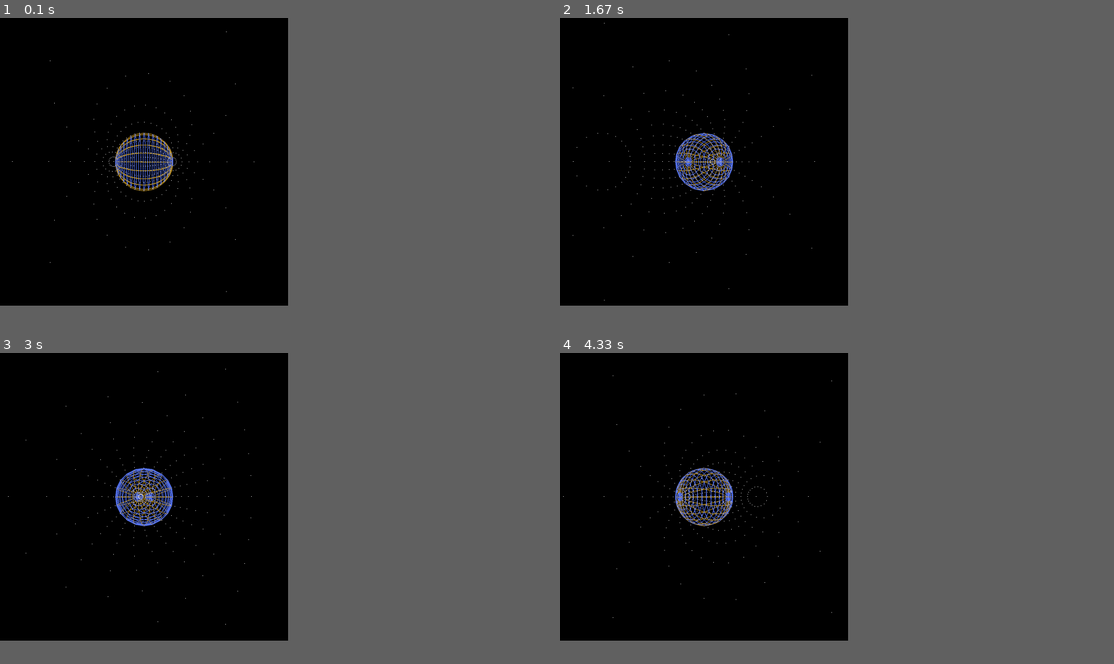
Above: before the commit, frames 1-4 (two rows, left to right).
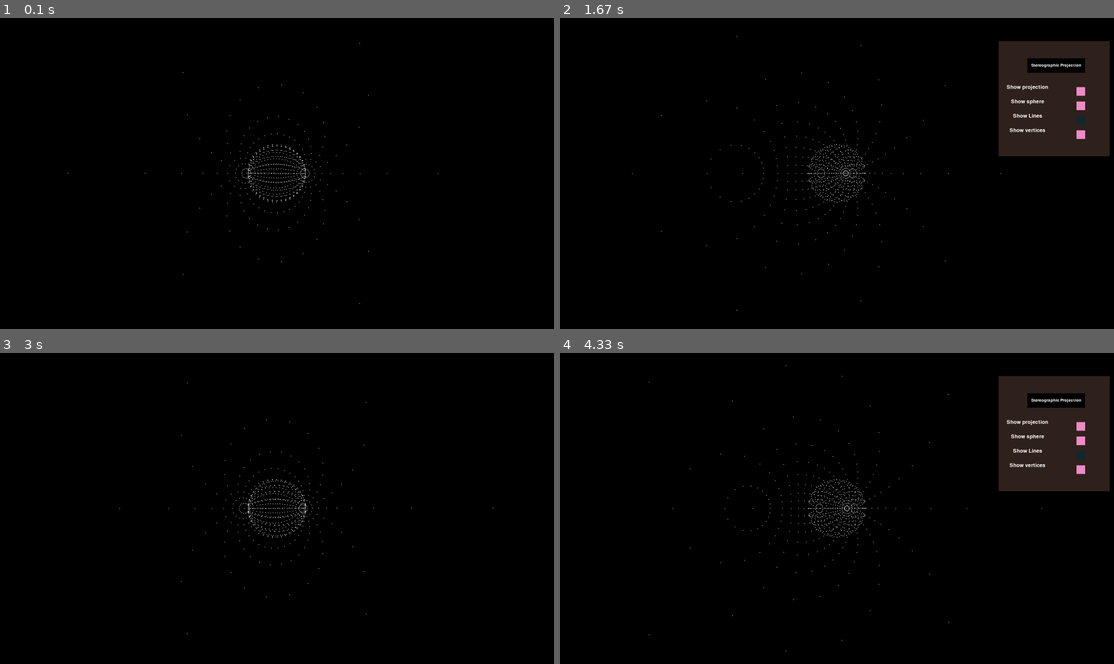
Above: after the commit, the same moments.

Repository: Josephbakulikira/Stereographic-projection-pygame
Game: pygame game, started from main.py
The game is run twice, just before and just after one commit, with the same random seed, the same clock (stepped at 60 frames per second) and the same inputs.
Inputs (mouse positions are in pixels of both pictures, inside the frame that each line leads up to):
- Up to frame 1 (0.1 s): no input
- Up to frame 2 (1.67 s): tap Space at 0.33 s; press the mouse at (1080, 105) at 0.7 s; move the mouse to (1030, 86) at 0.8 s; release the mouse at (975, 70) at 0.93 s; press the mouse at (1080, 92) at 1.03 s; move the mouse to (992, 120) at 1.13 s; release the mouse at (903, 151) at 1.27 s
- Up to frame 3 (3 s): press the mouse at (520, 427) at 1.87 s; move the mouse to (376, 517) at 1.97 s; release the mouse at (238, 608) at 2.1 s; tap Space at 2.23, 2.57, 2.87 s
- Up to frame 4 (4.33 s): tap Space at 3.07, 3.37, 3.63, 3.97, 4.27 s; move the mouse to (704, 427) at 3.6 s; move the mouse to (997, 533) at 3.93 s
In our replay, the window is 468x468 before the commit and 900x506 after it. These sizes can differ from the game's own. Grey fills any space a smaller window leaves; there, only what the larger window draws over its background counts as a difference.

The runs differ from the first frame. In frame 1, 1.5% of the frame differs, in the area x 2-80%, y 4-92%; in frame 2, 8.7%, in the area x 2-100%, y 1-95%; in frame 3, 1.7%; in frame 4, 8.6%.

Commit message:
add ui buttons and panel

Diff:
--- a/main.py
+++ b/main.py
@@ -1,6 +1,7 @@
 import pygame
-from setting import *
+from setting import Setting, Translate
 from utils import *
+from setup import *
 from render import Render
 
 setting = Setting()
@@ -22,58 +23,58 @@
 
 theta = 0
 prev = None
+animation = 0
+showUI = False
+stereoButton = False
 
 run = True
 while run:
     display.fill(setting.black)
     clock.tick(setting.fps)
     frame_rate = int(clock.get_fps())
-    pygame.display.set_caption("Stereographic projection : fps: {0}".format(frame_rate))
-
+    pygame.display.set_caption(
+        "Stereographic projection : fps: {0}".format(frame_rate))
+    mouseclicked = False
     for event in pygame.event.get():
         if event.type == pygame.QUIT:
             run = False
         if event.type == pygame.KEYUP:
             if event.key == pygame.K_ESCAPE:
                 run = False
+            if event.key == pygame.K_SPACE:
+                showUI = not showUI
+        if event.type == pygame.MOUSEBUTTONUP:
+            if event.button == 1:
+                mouseclicked = True
 
-    # for index, vtx in enumerate(sphereMesh):
-    #     vertex = np.matmul(xRot(theta), vtx.ToMatrix())
-    #     vertex = np.matmul(yRot(theta), vertex)
+    if pygame.mouse.get_pressed(3)[0]:
+        theta = Translate(pygame.mouse.get_pos()[
+                          0], 0,  setting.width, 0, 2 * setting.PI)
 
-    #     vertex = MatrixToVertex(vertex)
-    #     v = vertex.translatetoScreen(-1, 1, 0, 200)
-    #     pygame.draw.circle(display, white, (v.x  + width//2 - 100, v.y + height //2 - 100), 2)
+    Render(polygons=sphereMesh, display=display,
+           theta=theta, setting=setting, animation=animation, stereo=stereoButton, showSphere=ShowSphereButton.state, showStereo=ShowStereoButton.state, showlines=showLines.state, showvertices=showVertices.state)
 
-    #     if index > 0 and index < len(sphereMesh)-1:
-    #         x, y = StereographicProjection(None, None, vertex)
-    #         # pygame.draw.circle(display, (100, 100, 100), (x + width//2 , y + height//2), 1)
+    if showUI:
+        panel.Render(display)
+        StereographicButton.Render(display, mouseclicked, True)
 
-    # for index, tgl in enumerate(triangles):
+        ShowStereoButton.Render(display, mouseclicked)
+        ShowSphereButton.Render(display, mouseclicked)
+        showLines.Render(display, mouseclicked)
+        showVertices.Render(display, mouseclicked)
 
-    #     v1 = np.matmul(xRot(theta), tgl.v1.ToMatrix())
-    #     v2 = np.matmul(xRot(theta), tgl.v2.ToMatrix())
-    #     v3 = np.matmul(xRot(theta), tgl.v3.ToMatrix())
+        showStereoText.Render(display)
+        showSphereText.Render(display)
+        showLinesText.Render(display)
+        showVerticesText.Render(display)
 
-    #     v1 = MatrixToVertex(v1)
-    #     v2 = MatrixToVertex(v2)
-    #     v3 = MatrixToVertex(v3)
-
-    #     vertex1 = v1.translatetoScreen(-1, 1, 0, 200)
-    #     vertex2 = v2.translatetoScreen(-1, 1, 0, 200)
-    #     vertex3 = v3.translatetoScreen(-1, 1, 0, 200)
-
-    #     pygame.draw.circle(display, white, (vertex1.x  + width//2 - 100, vertex1.y + height //2 - 100), 2)
-    #     pygame.draw.circle(display, white, (vertex2.x  + width//2 - 100, vertex2.y + height //2 - 100), 2)
-    #     pygame.draw.circle(display, white, (vertex3.x  + width//2 - 100, vertex3.y + height //2 - 100), 2)
-
-    #     pygame.draw.line(display, white, (vertex1.x  + width//2 - 100, vertex1.y + height //2 - 100), (vertex2.x  + width//2 - 100, vertex2.y + height //2 - 100), 2)
-    #     pygame.draw.line(display, white, (vertex1.x  + width//2 - 100, vertex1.y + height //2 - 100), (vertex3.x  + width//2 - 100, vertex3.y + height //2 - 100), 2)
-    #     pygame.draw.line(display, white, (vertex3.x  + width//2 - 100, vertex3.y + height //2 - 100), (vertex2.x  + width//2 - 100, vertex2.y + height //2 - 100), 2)
-
-    Render( polygons=sphereMesh , display=display, theta=theta, setting=setting)
+    stereoButton = StereographicButton.state
+    StereographicButton.state = False
 
     theta += 0.01
+    animation += 0.02
+    if animation > 1:
+        animation = 1
     pygame.display.update()
 
 pygame.quit()
--- a/render.py
+++ b/render.py
@@ -3,7 +3,8 @@
 from polygon import Polygon
 import numpy as np
 
-def Render(polygons, display, theta, setting):
+
+def Render(polygons, display, theta, setting, animation=0, stereo=True, showSphere=True, showStereo=True, showlines=True, showvertices=True):
     for polygon in polygons:
         previous_vertex = None
         previous_projection = None
@@ -21,27 +22,34 @@
             # Stereographic projection
             projected_scale = sphere_scale//2
 
-            stereo_projection = StereographicProjection(None, None, vertex, projected_scale)
-            s_x = stereo_projection[0] + setting.width // 2
-            s_y = stereo_projection[1] + setting.height // 2
+            stereo_projection = StereographicProjection(
+                None, None, vertex, projected_scale)
+            s_x = stereo_projection[0] + setting.width//2
+            s_y = stereo_projection[1] + setting.height//2
 
+            if previous_vertex and showSphere and showlines:
 
+                if index % 2:
+                    pygame.draw.line(display, setting.blue,
+                                    (x, y), previous_vertex, 2)
+                else:
+                    pygame.draw.line(display, setting.yellow,
+                                    (x, y), previous_vertex, 2)
 
-            if previous_vertex:
-                if index%2:
-                    pygame.draw.line(display, setting.blue, (x, y), previous_vertex, 2)
+            if previous_projection and showStereo and showlines:
+
+                if index % 2 == 0:
+                    pygame.draw.line(display, setting.blue,
+                                    (s_x, s_y), previous_projection, 1)
                 else:
-                    pygame.draw.line(display, setting.yellow, (x, y), previous_vertex, 2)
-
-            # if previous_projection:
-            #     if index%2 == 0:
-            #         pygame.draw.line(display, setting.blue, (s_x, s_y), previous_projection, 1)
-            #     else:
-            #         pygame.draw.line(display, setting.yellow, (s_x, s_y), previous_projection, 1)
+                    pygame.draw.line(display, setting.yellow,
+                                     (s_x, s_y), previous_projection, 1)
             previous_vertex = (x, y)
             previous_projection = (s_x, s_y)
 
             # draw projected vertices
-            pygame.draw.circle(display, setting.white, (s_x, s_y), 1)
+            if showStereo and showvertices:
+                pygame.draw.circle(display, setting.white, (s_x, s_y), 1)
             # draw vertices
-            # pygame.draw.circle(display, setting.white, (x, y), 1)
+            if showSphere and showvertices:
+                pygame.draw.circle(display, setting.white, (x, y), 1)
--- a/setting.py
+++ b/setting.py
@@ -1,8 +1,8 @@
 
 class Setting:
     def __init__(self):
-        self.width = 1000
-        self.height = 1000
+        self.width = 1920
+        self.height = 1080
         self.black = (0, 0, 0)
         self.white = (255, 255, 255)
         self.yellow = (200, 150, 20)
--- /dev/null
+++ b/setup.py
@@ -0,0 +1,33 @@
+from ui import *
+
+
+panel = Panel()
+
+StereographicButton = Button("Stereographic Projection")
+ShowStereoButton = ToggleButton()
+ShowStereoButton.state = True
+ShowStereoButton.position = (
+    StereographicButton.position[0] + 170, StereographicButton.position[1]+100)
+showStereoText = TextUI(
+    "Show projection", (StereographicButton.position[0], StereographicButton.position[1]+100), (255, 255, 255))
+
+ShowSphereButton = ToggleButton()
+ShowSphereButton.state = True
+ShowSphereButton.position = (
+    StereographicButton.position[0] + 170, StereographicButton.position[1]+150)
+showSphereText = TextUI(
+    "Show sphere", (StereographicButton.position[0], StereographicButton.position[1]+150), (255, 255, 255))
+
+
+showLines = ToggleButton()
+showLines.position = (
+    StereographicButton.position[0] + 170, StereographicButton.position[1]+200)
+showLinesText = TextUI(
+    "Show Lines", (StereographicButton.position[0], StereographicButton.position[1]+200), (255, 255, 255))
+
+showVertices = ToggleButton()
+showVertices.state = True
+showVertices.position = (
+    StereographicButton.position[0] + 170, StereographicButton.position[1]+250)
+showVerticesText = TextUI(
+    "Show vertices", (StereographicButton.position[0], StereographicButton.position[1]+250), (255, 255, 255))
--- /dev/null
+++ b/ui.py
@@ -0,0 +1,321 @@
+import pygame
+from setting import Setting
+
+s = Setting()
+width = s.width
+height = s.height
+
+def translate(value, min1, max1, min2, max2):
+    return min2 + (max2-min2)*((value-min1)/(max1-min1))
+
+class Button:
+    def __init__(self, text, position = (width-300, 140) , w = 200, h= 50, border=0, color = (0, 0, 0), borderColor = (0, 0, 0)):
+        self.text = text
+        self.position = position
+        self.w = w
+        self.h = h
+        self.border = border
+        self.temp = color
+        self.color = color
+        self.borderColor = borderColor
+        self.font = 'freesansbold.ttf'
+        self.fontSize = 14
+        self.textColor = (255, 255, 255)
+        self.state = False
+        self.action = None
+        self.clicked = False
+
+    def HandleMouse(self,mouseClicked, HoverColor = (53, 92, 125)):
+        m = pygame.mouse.get_pos()
+        if m[0] >= self.position[0] and m[0] <= self.position[0] + self.w:
+            if m[1] >= self.position[1] and m[1] <= self.position[1] + self.h:
+                self.color = HoverColor
+                if mouseClicked :
+                    self.color = (200, 200, 200)
+                    if self.action == None and mouseClicked == True:
+                        self.state = not self.state
+            else:
+                self.color = self.temp
+        else:
+            self.color = self.temp
+
+
+    def Render(self, screen, mouseClicked, checker=True):
+        if checker:
+            self.HandleMouse(mouseClicked)
+        font = pygame.font.Font(self.font, self.fontSize)
+        text = font.render(self.text, True, self.textColor)
+        textRect = text.get_rect()
+        textRect.center = (self.position[0]+self.w//2, self.position[1]+self.h//2)
+        if self.border > 0:
+            pygame.draw.rect(screen, self.borderColor, pygame.Rect(self.position[0] - self.border//2, self.position[1] - self.border//2, self.w + self.border, self.h + self.border))
+        pygame.draw.rect(screen, self.color, pygame.Rect(self.position[0], self.position[1], self.w, self.h))
+
+        screen.blit(text, textRect)
+
+class Panel:
+    def __init__(self, position = (width-400, 80), w= 385, h= 400, color=(248, 177, 149), alpha=50):
+        self.position = position
+        self.w = w
+        self.h = h
+        self.color = color
+        self.alpha = alpha
+
+    def Render(self, screen):
+        s = pygame.Surface((self.w, self.h))
+        s.set_alpha(self.alpha)
+        s.fill(self.color)
+        screen.blit(s, (self.position[0], self.position[1]))
+        #pygame.draw.rect(screen, self.color, pygame.Rect(self.position[0], self.position[1], self.w, self.h))
+
+class ToggleButton:
+    def __init__(self, position= ((width-200, 400)), w = 30, h=30, state=False, color=(20, 40, 50), activeColor=(240, 140, 200)):
+        self.position = position
+        self.w = w
+        self.h = h
+        self.clicked = False
+        self.state = state
+        self.temp = (activeColor, color)
+        self.activeColor = activeColor
+        self.color = color
+
+    def HandleMouse(self, HoverColor = (50, 120, 140)):
+        m = pygame.mouse.get_pos()
+
+        if m[0] >= self.position[0] and m[0] <= self.position[0] + self.w:
+            if m[1] >= self.position[1] and m[1] <= self.position[1] + self.h:
+                self.color = HoverColor
+                self.activeColor = HoverColor
+                if pygame.mouse.get_pressed()[0]:
+                    self.color = (255, 255, 255)
+                if self.clicked:
+                    self.state = not self.state
+            else:
+                self.color = self.temp[1]
+                self.activeColor =self.temp[0]
+        else:
+            self.color = self.temp[1]
+            self.activeColor =self.temp[0]
+
+    def Render(self, screen, clicked):
+        self.HandleMouse()
+        self.clicked = clicked
+        if self.state == True:
+            pygame.draw.rect(screen, self.activeColor, pygame.Rect(self.position[0], self.position[1], self.w, self.h))
+        else:
+            pygame.draw.rect(screen, self.color, pygame.Rect(self.position[0], self.position[1], self.w, self.h))
+        return self.state
+
+class TextUI:
+    def __init__(self,text, position, fontColor, anchor='center'):
+        self.position = position
+        self.text = text
+        self.font = 'freesansbold.ttf'
+        self.anchor = anchor
+        self.fontSize = 18
+        self.fontColor = fontColor
+    def Render(self, screen):
+        font = pygame.font.Font(self.font, self.fontSize)
+        text = font.render(self.text, True, self.fontColor)
+        textRect = text.get_rect()
+        setattr(textRect, self.anchor, self.position)
+        #textRect.center = (self.position[0], self.position[1])
+        screen.blit(text, textRect)
+
+class DigitInput:
+    def __init__(self,startingValue, position = (width-320, 100), w= 300, h= 600, color=(8, 3, 12)):
+        self.position = position
+        self.text = str(startingValue)
+        self.fontColor = (255, 255, 255)
+        self.fontSize = 18
+        self.font = 'freesansbold.ttf'
+        self.w = w
+        self.h = h
+        self.color = color
+        self.value  = int(self.text)
+        self.hoverEnter = False
+
+    def Check(self, backspace,val):
+
+        if self.hoverEnter == True:
+            if backspace == True:
+
+                if len(str(self.value)) <= 0 or len(str(self.value))-1 <= 0:
+                    self.value = 0
+                else:
+                    self.value = int(str(self.value)[:-1])
+
+            else:
+                if self.text.isdigit():
+                    self.value = int(str(self.value) + str(self.text))
+                else:
+                    for el in self.text:
+                        if el.isdigit() != True:
+                            self.text = self.text.replace(el, "")
+        backspace == False
+        self.text = ""
+
+    def updateText(self, val, pressed):
+        m = pygame.mouse.get_pos()
+        if m[0] >= self.position[0] and m[0] <= self.position[0] + self.w:
+            if m[1] >= self.position[1] and m[1] <= self.position[1] + self.h:
+                self.hoverEnter = True
+                if pressed == True:
+                    self.text += val
+            else:
+                self.hoverEnter = False
+                val = ""
+        else:
+            self.hoverEnter = False
+            val = ""
+
+
+    def Render(self, screen, val, backspace, pressed):
+        self.updateText(val, pressed)
+        self.Check(backspace, val)
+        font = pygame.font.Font(self.font, self.fontSize)
+        text = font.render(str(self.value), True, self.fontColor)
+        textRect = text.get_rect()
+        textRect.center = (self.position[0]+self.w//2, self.position[1]+self.h//2)
+        pygame.draw.rect(screen, self.color, pygame.Rect(self.position[0], self.position[1], self.w, self.h))
+        screen.blit(text, textRect)
+
+class Slider:
+    def __init__(self,x, y, val, min1, max1, length, h, max=500):
+        self.value = val
+        self.x = x
+        self.y = y
+        self.h = h
+        self.min1 = min1
+        self.max1 = max1
+        self.length = length
+        self.lineColor = (20, 10, 20)
+        self.rectradius = 10
+        self.temp_radius = self.rectradius
+        self.rectColor = (255, 255, 255)
+        self.v = 0.2
+        self.temp = self.lineColor
+        self.max = max
+
+    def Calculate(self, val):
+        self.v = translate(val, 0, self.length, 0, 1)
+        self.value = self.v * self.max
+
+    def HandleMouse(self):
+        mx, my = pygame.mouse.get_pos()
+
+        if mx >= self.x and mx <= self.x + self.length:
+            if my >= self.y and my <= self.y + self.h:
+                self.rectradius = 15
+                if pygame.mouse.get_pressed()[0]:
+                    self.Calculate(mx - self.x)
+            else:
+                self.lineColor = self.temp
+                self.rectradius = self.temp_radius
+        else:
+            self.lineColor = self.temp
+            self.rectradius = self.temp_radius
+
+    def Render(self,screen):
+        self.HandleMouse()
+        pygame.draw.rect(screen, self.lineColor, pygame.Rect(self.x, self.y, self.length, self.h))
+        x = int((self.v * self.length) + self.x)
+        pygame.draw.rect(screen, self.rectColor, pygame.Rect(self.x, self.y, int( self.v * self.length), self.h))
+        pygame.draw.circle(screen, (130, 213, 151), (x, self.y + (self.rectradius//2)), self.rectradius)
+        return self.value
+
+
+
+## Don't Mind the code below it's an absolute mess 🍝
+class DropDownButton:
+    def __init__(self, text="Select", position = (width-230, 400) , w = 100, h= 50, children_size=2, border=0, color = (0, 0, 0), borderColor = (0, 0, 0)):
+        self.text = text
+        self.position = position
+        self.w = w
+        self.h = h
+        self.border = border
+        self.temp = color
+        self.color = color
+        self.children_size = children_size
+        self.childs = []
+        for i in range(self.children_size):
+            button = Button("button " +str(i), (position[0], position[1] + h + h*i+  2), w, h, border, color, borderColor)
+            self.childs.append(button)
+        self.borderColor = borderColor
+        self.font = 'freesansbold.ttf'
+        self.fontSize = 25
+        self.textColor = (255, 255, 255)
+        self.state = False
+        self.action = None
+        self.selected = False
+        self.folded = False
+        self.currentIndex = None
+
+    def updateChildren(self, value):
+        self.children_size = value
+        for i in range(self.children_size):
+            button = Button("button " +str(i), (self.position[0], self.position[1] + h + h*i+  2), self.w, self.h, 0, self.border, self.color, self.borderColor)
+            self.childs.append(button)
+
+    def HandleMouse(self,mouseClicked, HoverColor = (50, 120, 140)):
+        if self.folded == False:
+            m = pygame.mouse.get_pos()
+            if m[0] >= self.position[0] and m[0] <= self.position[0] + self.w:
+                if m[1] >= self.position[1] and m[1] <= self.position[1] + self.h:
+                    self.color = HoverColor
+                    if mouseClicked == True:
+                        self.folded = not self.folded
+                        self.color = (200, 200, 200)
+                        if self.action == None and mouseClicked == True:
+                            self.state = not self.state
+                else:
+                    self.color = self.temp
+            else:
+                self.color = self.temp
+        else:
+            m = pygame.mouse.get_pos()
+            if m[0] >= self.position[0] and m[0] <= self.position[0] + self.w:
+                if m[1] >= self.position[1] and m[1] <= self.position[1] + self.h:
+                    self.color = HoverColor
+                    if mouseClicked == True:
+                        self.folded = not self.folded
+                        self.color = (200, 200, 200)
+                        if self.action == None and mouseClicked == True:
+                            self.state = not self.state
+                else:
+                    self.color = self.temp
+            else:
+                self.color = self.temp
+            for child in self.childs:
+                m = pygame.mouse.get_pos()
+                if m[0] >= child.position[0] and m[0] <= child.position[0] + child.w:
+                    if m[1] >= child.position[1] and m[1] <= child.position[1] + child.h:
+                        child.color = HoverColor
+                        if mouseClicked==True:
+                            child.color = (200, 200, 200)
+                            self.text = child.text
+                            self.currentIndex = self.childs.index(child)
+                            self.folded = not self.folded
+                            if child.action == None and mouseClicked == True:
+                                child.state = not child.state
+                    else:
+                        child.color = child.temp
+                else:
+                    child.color = child.temp
+
+
+    def Render(self, screen, mouseClicked, checker = True):
+        if checker:
+            self.HandleMouse(mouseClicked)
+        font = pygame.font.Font(self.font, self.fontSize)
+        text = font.render(self.text, True, self.textColor)
+        textRect = text.get_rect()
+        textRect.center = (self.position[0]+self.w//2, self.position[1]+self.h//2)
+        if self.border > 0:
+            pygame.draw.rect(screen, self.borderColor, pygame.Rect(self.position[0] - self.border//2, self.position[1] - self.border//2, self.w + self.border, self.h + self.border))
+        pygame.draw.rect(screen, self.color, pygame.Rect(self.position[0], self.position[1], self.w, self.h))
+
+        screen.blit(text, textRect)
+        if self.folded == True:
+            for child in self.childs:
+                child.Render(screen, mouseClicked, False)
--- a/utils.py
+++ b/utils.py
@@ -88,10 +88,16 @@
     return polygons
 
 def StereographicProjection(N, S, vertex, scale=1):
-    x = ( vertex.x)/(1-vertex.z)
-    y = ( vertex.y)/(1-vertex.z)
+    x =  vertex.x/(1-vertex.z)
+    y =  vertex.y/(1-vertex.z)
 
     return (x * scale, y * scale)
 
 def Lerp(a, b, t):
-    return a + (b-a) * t
+    return a + (b - a) * t
+
+def EaseInOut(t):
+    if t <= 0.5:
+        return 2*t*t
+    t -= 0.5
+    return 2 * t * (1-t) + 0.5
